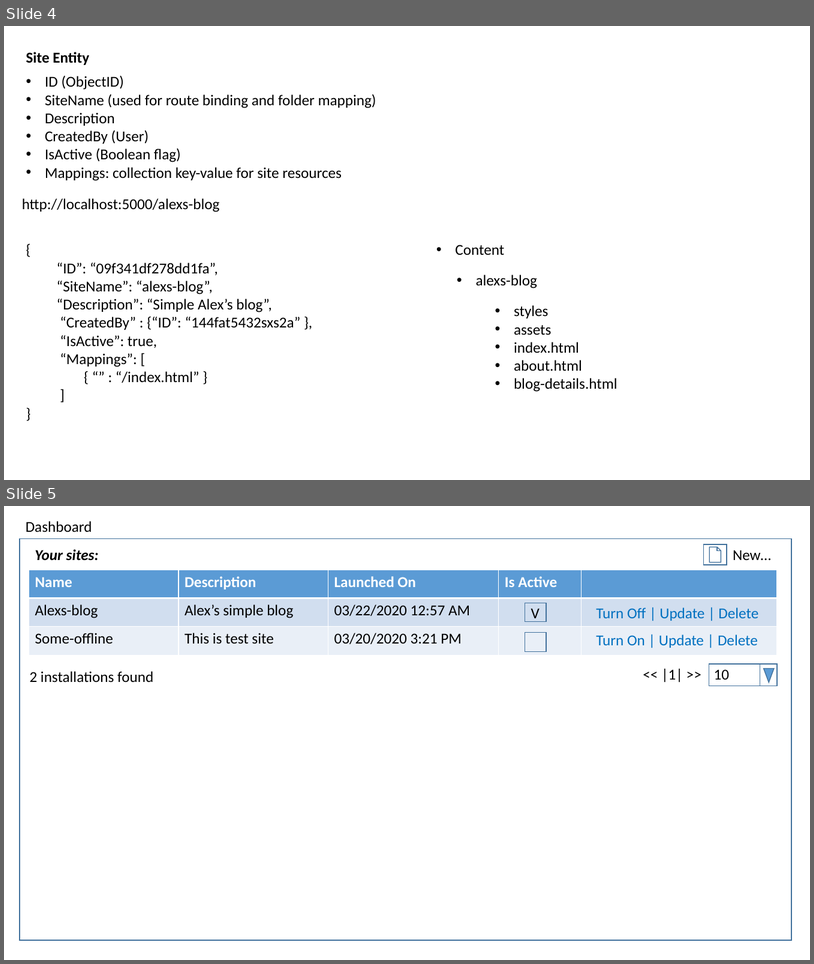
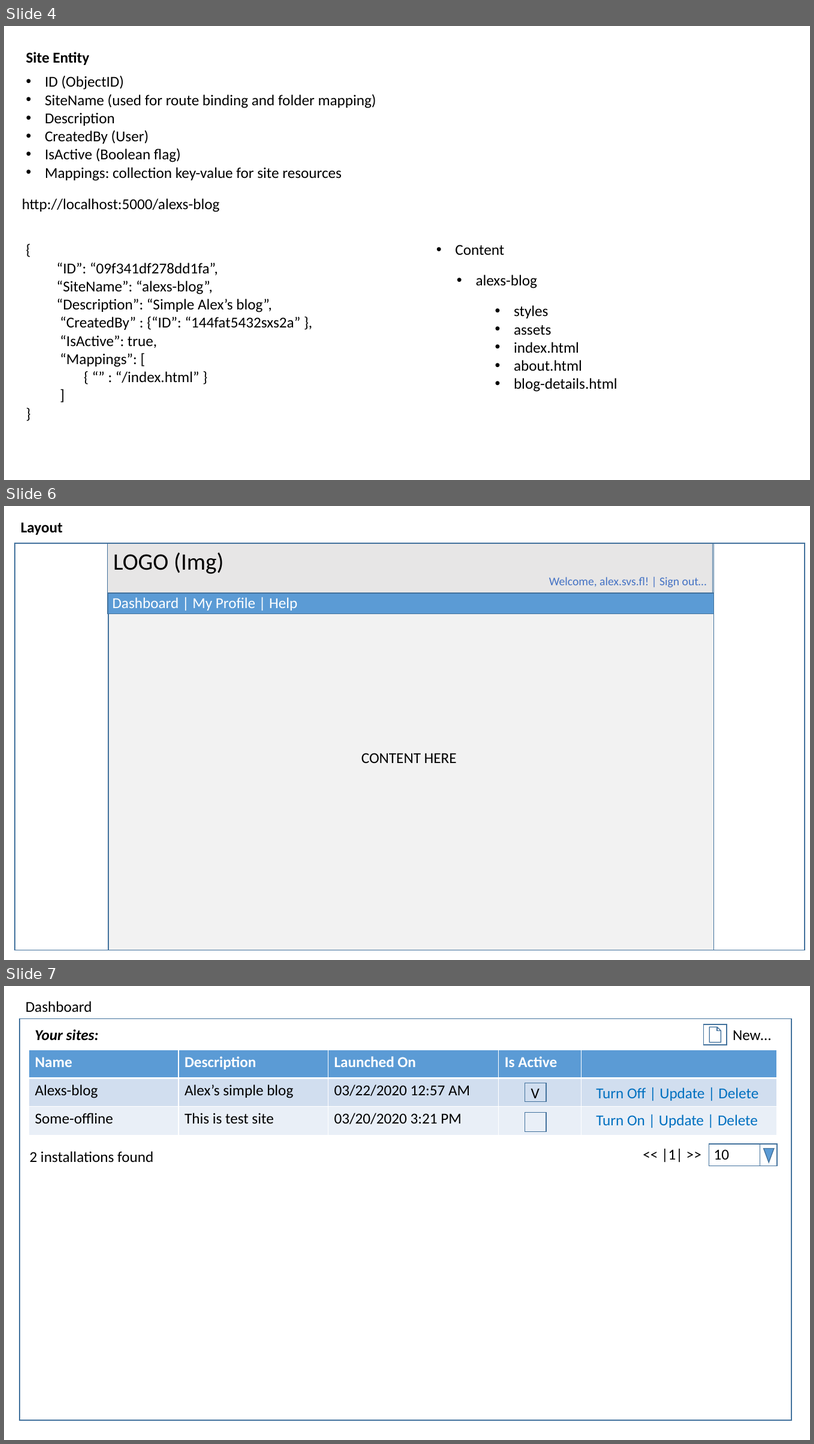
Before and after one commit to AlexanderFlanchik/AvsHost, a slide deck: Specs.pptx. Shown one above the other, each under a label of ours: slides 4 and 5 before the commit, slides 4, 6 and 7 after it; the slides between them are not shown. The pictures are 814x964 and 814x1444 pixels, drawn with LibreOffice and Linux fonts; fonts in the diff are those of the drawing. Boxes give left, top, right and bottom in pixels: in the first picture for what was removed or moved away, otherwise in the second. Text is boxed around its words. In the diff, an @@ line names an element or a change of style, - is before the commit and + after.

```diff
--- a/Specs.pptx
+++ b/Specs.pptx
@@ slide 6 added at [4,506,810,960], background #FFFFFF @@
@@ text added at [21,522,63,535], 18 pt, text #000000, bold @@
+Layout
@@ rectangle added at [15,544,806,950], outline #43739E 1 pt @@
@@ rectangle added at [107,544,713,614], fill #E7E6E6, outline #43739E 1 pt @@
@@ rectangle added at [108,544,714,950], fill #F2F2F2, outline #43739E 1 pt @@
@@ text added at [113,552,224,574], 28 pt, text #000000 @@
+LOGO (Img)
@@ text added at [549,577,707,588], 14 pt, text #4472C4 @@
+Welcome, alex.svs.fl! | Sign out…
@@ rectangle added at [108,593,714,613], fill #5B9BD5, outline #43739E 1 pt @@
@@ text added at [113,597,297,610], 18 pt, text #FFFFFF @@
+Dashboard | My Profile | Help
@@ text added at [362,753,457,763], 18 pt, text #000000 @@
+CONTENT HERE
@@ what was slide 5 is now slide 7 @@
```
Also in this commit, not shown: 1 slide changed, 1 other slide added, 14 other files.
